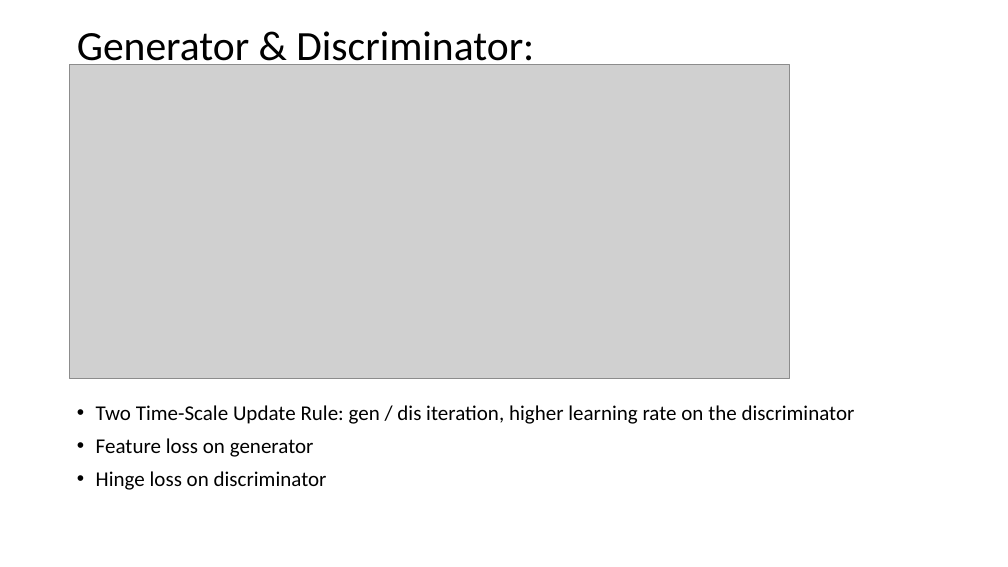
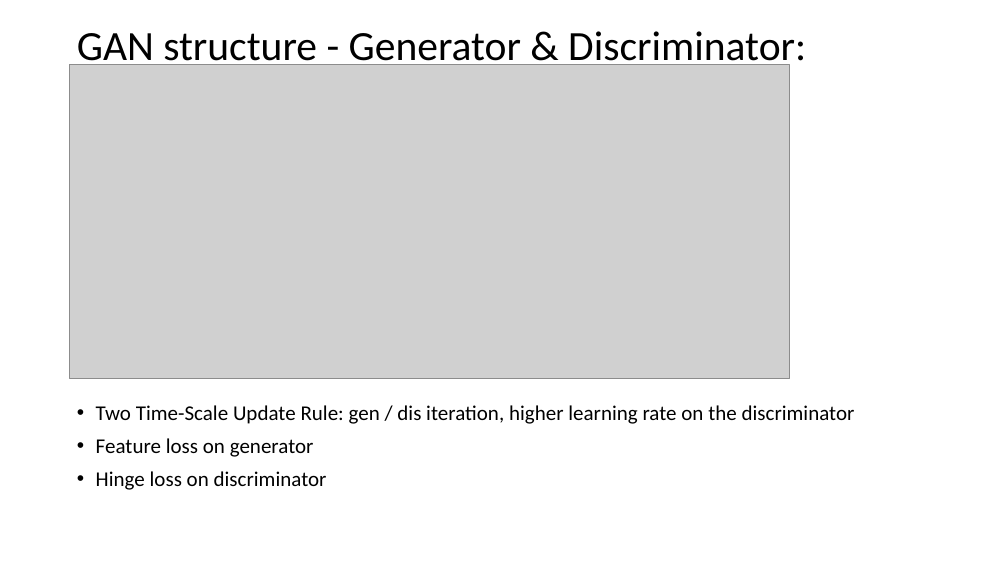
Before and after one commit to GPUPhobia/PaperReview, a slide deck: slide 13 of Proposal.pptx (slide 14 before the commit). Drawn at 1008x567 pixels with LibreOffice and Linux fonts; fonts in the diff are those of the drawing; grey boxes stand for pictures. Boxes give left, top, right and bottom in pixels: in the first picture for what was removed or moved away, otherwise in the second. Text is boxed around its words. In the diff, an @@ line names an element or a change of style, - is before the commit and + after.

```diff
--- a/Proposal.pptx
+++ b/Proposal.pptx
@@ title at box(77, 31, 806, 71): text changed @@
-Generator & Discriminator:
+GAN structure - Generator & Discriminator:
```
Also in this commit, not shown: 6 other slides changed, 4 slides added, 3 slides removed.
